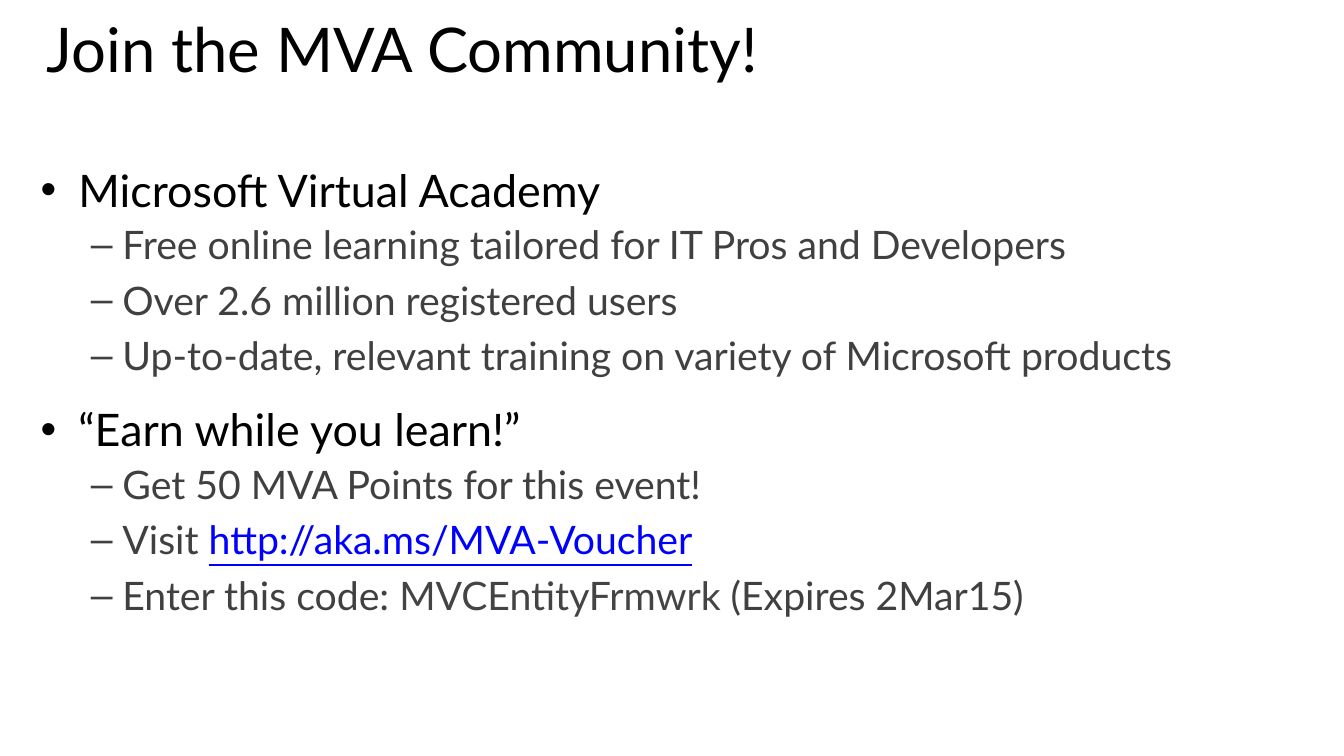
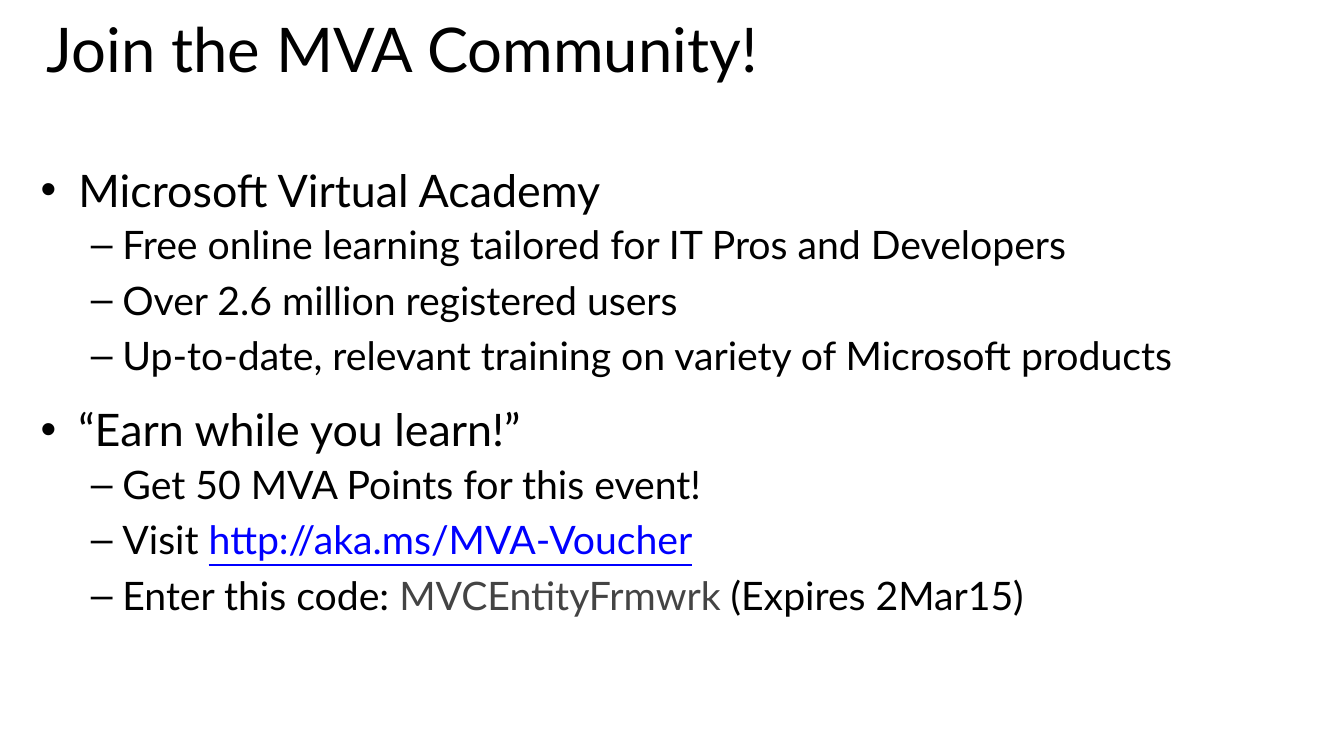
Before and after one commit to xuemiantao/EntityFramework, a slide deck: slide 5 of Slides/01 - Introduction to Entity Framework.pptx. Drawn at 1344x756 pixels with LibreOffice and Linux fonts; fonts in the diff are those of the drawing. Boxes give left, top, right and bottom in pixels: in the first picture for what was removed or moved away, otherwise in the second. Text is boxed around its words. In the diff, an @@ line names an element or a change of style, - is before the commit and + after.

```diff
--- a/Slides/01 - Introduction to Entity Framework.pptx
+++ b/Slides/01 - Introduction to Entity Framework.pptx
@@ text at (x1=122, y1=230, x2=1172, y2=617): text colour #404040 to #000000 in "Free online learning tailored for IT Pros ...", "Over 2.6 million registered users", "Up-to-date, relevant training on variety of Microsoft ...", "Get 50 MVA Points for this event!" and 2 more places @@
```
Also in this commit, not shown: 5 other slides changed, 1 slide added, 2 other files.
